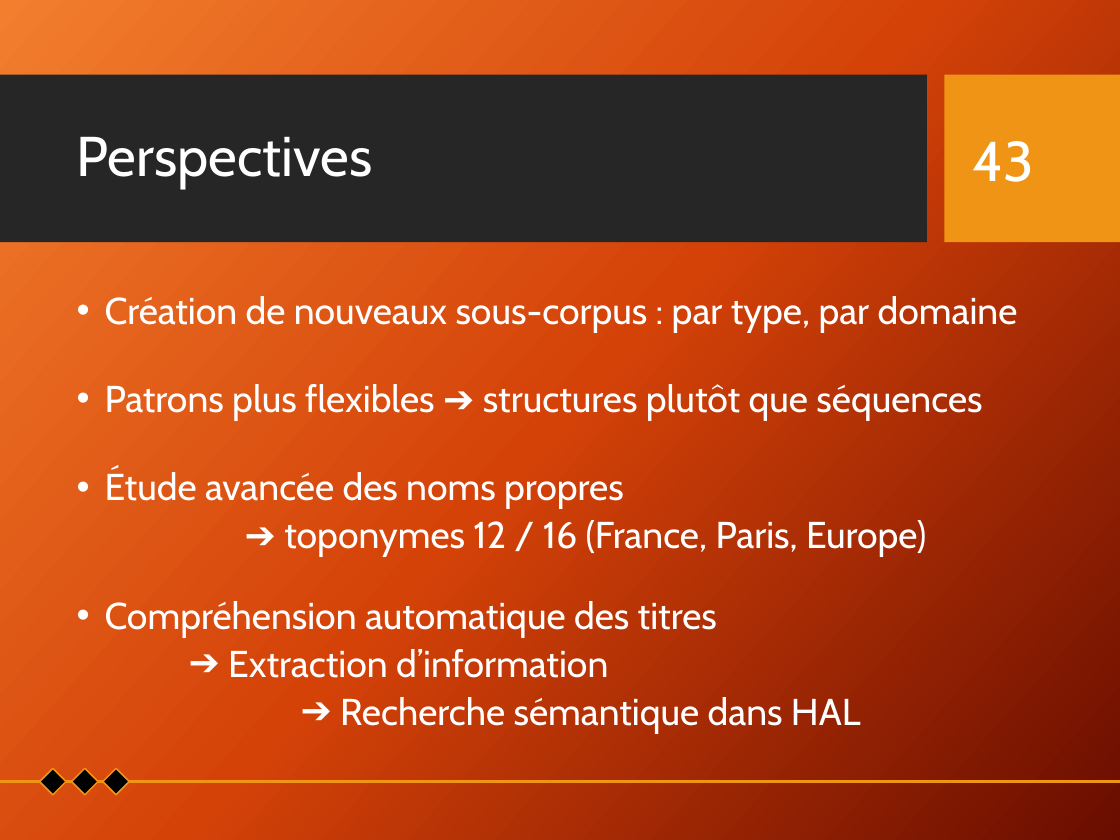
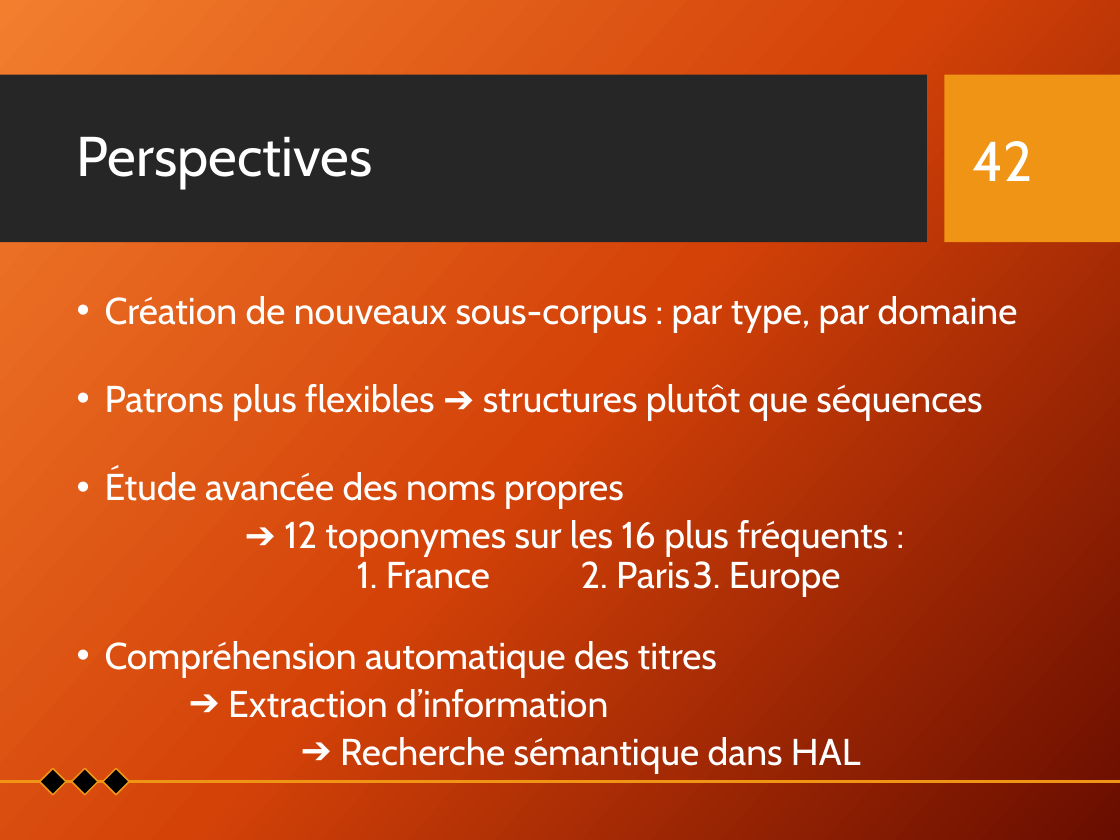
Before and after one commit to Xitog/tal, a slide deck: slide 42 of dossiers/Final - Présentation Projet de recherche.pptx (slide 43 before the commit). Drawn at 1120x840 pixels with LibreOffice and Linux fonts; fonts in the diff are those of the drawing; background and template pictures are left out. Boxes give left, top, right and bottom in pixels: in the first picture for what was removed or moved away, otherwise in the second. Text is boxed around its words. In the diff, an @@ line names an element or a change of style, - is before the commit and + after.

```diff
--- a/dossiers/Final - Présentation Projet de recherche.pptx
+++ b/dossiers/Final - Présentation Projet de recherche.pptx
@@ page number at box(973, 141, 1034, 181): text changed @@
-43
+42
@@ text at box(284, 520, 888, 597): text changed @@
-  ➔ toponymes 12 / 16 (France, Paris, Europe)
+  ➔ 12 toponymes sur les 16 plus fréquents :
+  1. France 2. Paris 3. Europe
```
Also in this commit, not shown: 8 other slides changed, 1 slide removed, 2 other files.
